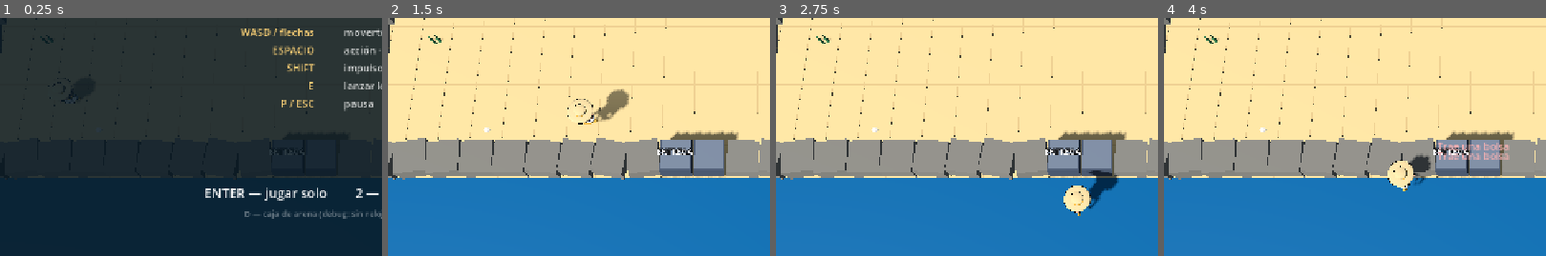
Above: before the commit, frames 1-4 (left to right).
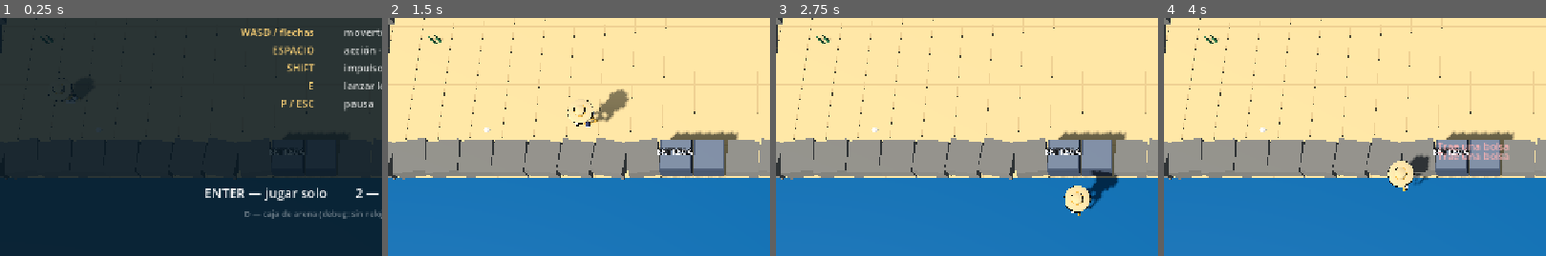
Above: after the commit, the same moments.

Repository: Catech124/playa-limpiar
Game: Godot game, scene res://scenes/Main.tscn
The game is run twice, just before and just after one commit, with the same random seed, the same clock (stepped at 60 frames per second) and the same inputs.
Inputs:
- Up to frame 1 (0.25 s): no input
- Up to frame 2 (1.5 s): tap Enter at 0.5 s; hold D 0.53-1.28 s; tap Shift at 0.6 s; tap Space at 0.77 s; hold S from 1.28 s (still down); tap E at 1.35 s
- Up to frame 3 (2.75 s): tap Space at 1.52 s; release S at 2.03 s; hold D from 2.03 s (still down); tap Enter at 2.1 s
- Up to frame 4 (4 s): release D at 2.78 s; hold W 2.78-3.53 s; tap Ctrl at 2.85 s; tap Space at 3.02, 3.5, 3.77 s; hold A from 3.53 s (still down); tap Keypad Enter at 3.6 s
The pictures show only the part of the screen within x 6-56%, y 48-98%; the shares and areas given below are measured in that part.

The runs differ from the first frame. In frame 1, less than 0.1% of the frame differs, in the area x 12-20%, y 25-36%; in frame 2, 0.4%, in the area x 47-64%, y 30-46%; in frame 3, 0.2%; in frame 4, 0.2%.

Commit message:
Personaje animado en el juego: bisagras + ciclo de caminata
El GLB ahora sale con bisagras (vacíos en hombro, cadera y cuello) y Godot
las rota por código: no hace falta esqueleto ni animaciones importadas.

- generador: extremidades separadas por lado (arm_l/r, leg_l/r, hand_l/r,
  boot_l/r) y `hinge()` que cuelga cada miembro de un vacío en su pivote
- player.gd: `_animate()` con tres estados — quieto (respiración), caminando
  (piernas y brazos alternados, cabeceo) y llevando caja (brazos adelante)
- 4 tests nuevos del rig (29/29 PASS)
- docs/ANIMACION.md + docs/animacion-ciclo.png con el ciclo en 4 fases

Diff:
--- a/scripts/player.gd
+++ b/scripts/player.gd
@@ -35,6 +35,9 @@
 var _throw_pressed := false
 var _dash_pressed := false
 var _body_mesh: Node3D
+# bisagras del GLB (el generador las crea como nodos vacíos): permiten animar
+# brazos/piernas/cabeza sin esqueleto ni animaciones importadas
+var _hinges := {}
 
 
 func setup(idx: int, km: Dictionary, grid: GridWorld, g) -> void:
@@ -64,6 +67,10 @@
 	_tint_shirt(model)
 	_add_outline(model)
 	_unshadow_hat(model)
+	for hinge in ["arm_l", "arm_r", "leg_l", "leg_r", "head", "hat"]:
+		var node := model.find_child(hinge, true, false)
+		if node is Node3D:
+			_hinges[hinge] = node
 
 
 ## El ala del sombrero proyecta sombra sobre la cara y la deja ilegible a 45 px:
@@ -163,6 +170,7 @@
 
 
 func _physics_process(delta: float) -> void:
+	_animate(delta)
 	if not active:
 		return
 
@@ -249,6 +257,49 @@
 	_body_mesh.rotation.y = _facing_angle()
 
 
+## Animación procedural sobre las bisagras del GLB.
+##   idle  → respiración (cabeza y brazos meciéndose)
+##   mover → ciclo de caminata: piernas y brazos alternados, cuerpo que sube
+##   llevar→ los brazos van adelante sosteniendo la caja
+func _animate(delta: float) -> void:
+	if _hinges.is_empty():
+		return
+	var moving := velocity.length() > 0.05
+	var t := walk_phase
+	var carry := carrying != null
+	var arm_l: Node3D = _hinges.get("arm_l")
+	var arm_r: Node3D = _hinges.get("arm_r")
+	var leg_l: Node3D = _hinges.get("leg_l")
+	var leg_r: Node3D = _hinges.get("leg_r")
+	var head: Node3D = _hinges.get("head")
+	var breath := sin(Time.get_ticks_msec() / 1000.0 * 2.2)
+
+	if carry:
+		# brazos adelante y un poco abiertos, como sosteniendo la caja
+		if arm_l: arm_l.rotation = Vector3(-1.15, 0.0, 0.35)
+		if arm_r: arm_r.rotation = Vector3(-1.15, 0.0, -0.35)
+	else:
+		var swing := 0.0
+		if moving:
+			swing = sin(t) * 0.55
+		if arm_l: arm_l.rotation = Vector3(swing, 0.0, -0.06 + breath * 0.02)
+		if arm_r: arm_r.rotation = Vector3(-swing, 0.0, 0.06 - breath * 0.02)
+
+	if moving:
+		if leg_l: leg_l.rotation = Vector3(-sin(t) * 0.62, 0.0, 0.0)
+		if leg_r: leg_r.rotation = Vector3(sin(t) * 0.62, 0.0, 0.0)
+	else:
+		if leg_l: leg_l.rotation = Vector3(0.0, 0.0, 0.0)
+		if leg_r: leg_r.rotation = Vector3(0.0, 0.0, 0.0)
+
+	if head:
+		# cabeceo al caminar + respiración en reposo; mirando un poco adelante
+		head.rotation = Vector3(
+			-0.04 + (0.02 * sin(t * 2.0) if moving else breath * 0.015),
+			0.0,
+			(0.03 * sin(t) if moving else breath * 0.02))
+
+
 func _facing_angle() -> float:
 	if facing.x > 0:
 		return -PI * 0.5
--- a/tests/headless_test.gd
+++ b/tests/headless_test.gd
@@ -222,3 +222,37 @@
 	main.start_game(1)
 	await frames(2)
 	check("R reinicia la partida", main.is_playing() and main.score == 0)
+
+	# --- rig y animación ---------------------------------------------------
+	var p2 = main.players[0]
+	var hinges: Dictionary = p2._hinges
+	check("el modelo trae las 6 bisagras", hinges.size() == 6,
+		"hay %d: %s" % [hinges.size(), hinges.keys()])
+
+	# caminando: una pierna adelante y la otra atrás
+	p2.walk_phase = PI * 0.5
+	p2.velocity = Vector3(0, 0, 1) * 2.0
+	p2._animate(0.016)
+	var l1: float = hinges["leg_l"].rotation.x
+	var r1: float = hinges["leg_r"].rotation.x
+	check("caminar mueve las piernas en oposición",
+		absf(l1) > 0.2 and absf(r1) > 0.2 and signf(l1) != signf(r1),
+		"leg_l=%.2f leg_r=%.2f" % [l1, r1])
+
+	# en reposo: piernas rectas, cabeza respirando
+	p2.velocity = Vector3.ZERO
+	p2._animate(0.016)
+	check("quieto deja las piernas rectas",
+		absf(hinges["leg_l"].rotation.x) < 0.001 and absf(hinges["leg_r"].rotation.x) < 0.001,
+		"leg_l=%.3f" % hinges["leg_l"].rotation.x)
+	check("quieto igual mueve la cabeza", absf(hinges["head"].rotation.z) > 0.0001,
+		"head.z=%.4f" % hinges["head"].rotation.z)
+
+	# llevando una caja: los brazos van adelante
+	var before: float = hinges["arm_l"].rotation.x
+	p2.carrying = CarryItem.bag(true)
+	p2._animate(0.016)
+	check("llevando algo los brazos van adelante",
+		hinges["arm_l"].rotation.x < before - 0.5,
+		"brazo %.2f -> %.2f" % [before, hinges["arm_l"].rotation.x])
+	p2.carrying = null
Binary file changed: assets/chef.glb
Binary file added: docs/animacion-ciclo.png
Binary file changed: docs/captura-coop.png
Binary file changed: docs/modelo-en-juego.png
Binary file changed: tools/exports/chef_tpose.glb
Not shown, added: docs/ANIMACION.md
Not shown, changed: tools/gen_chef.py
